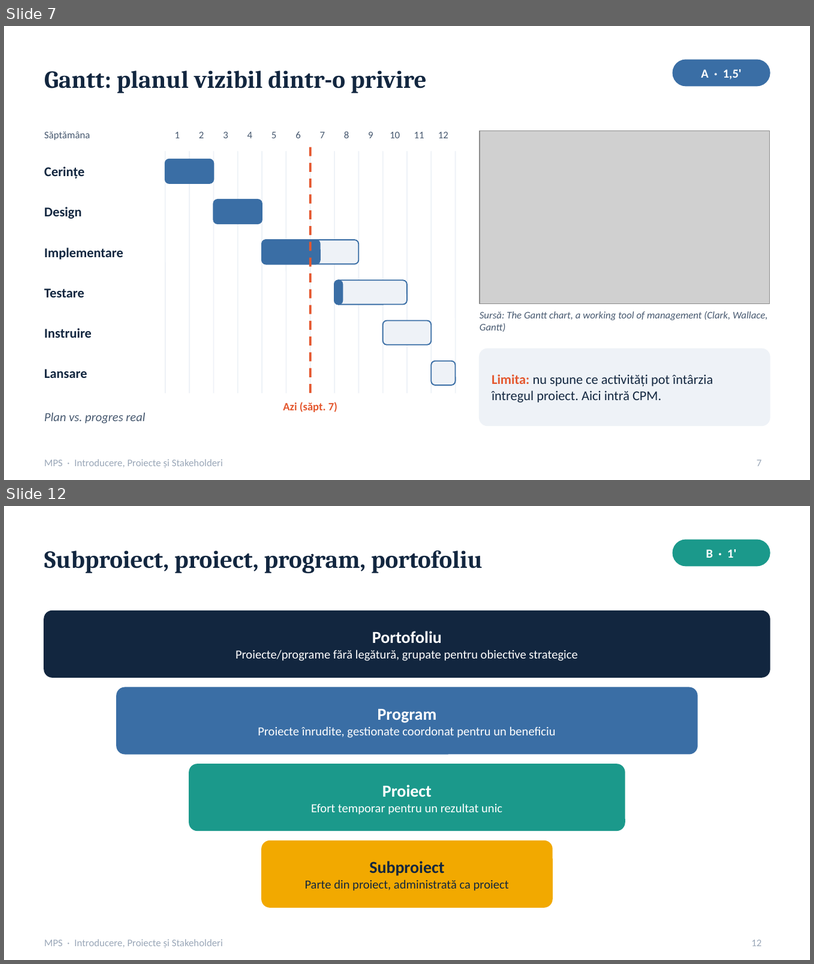
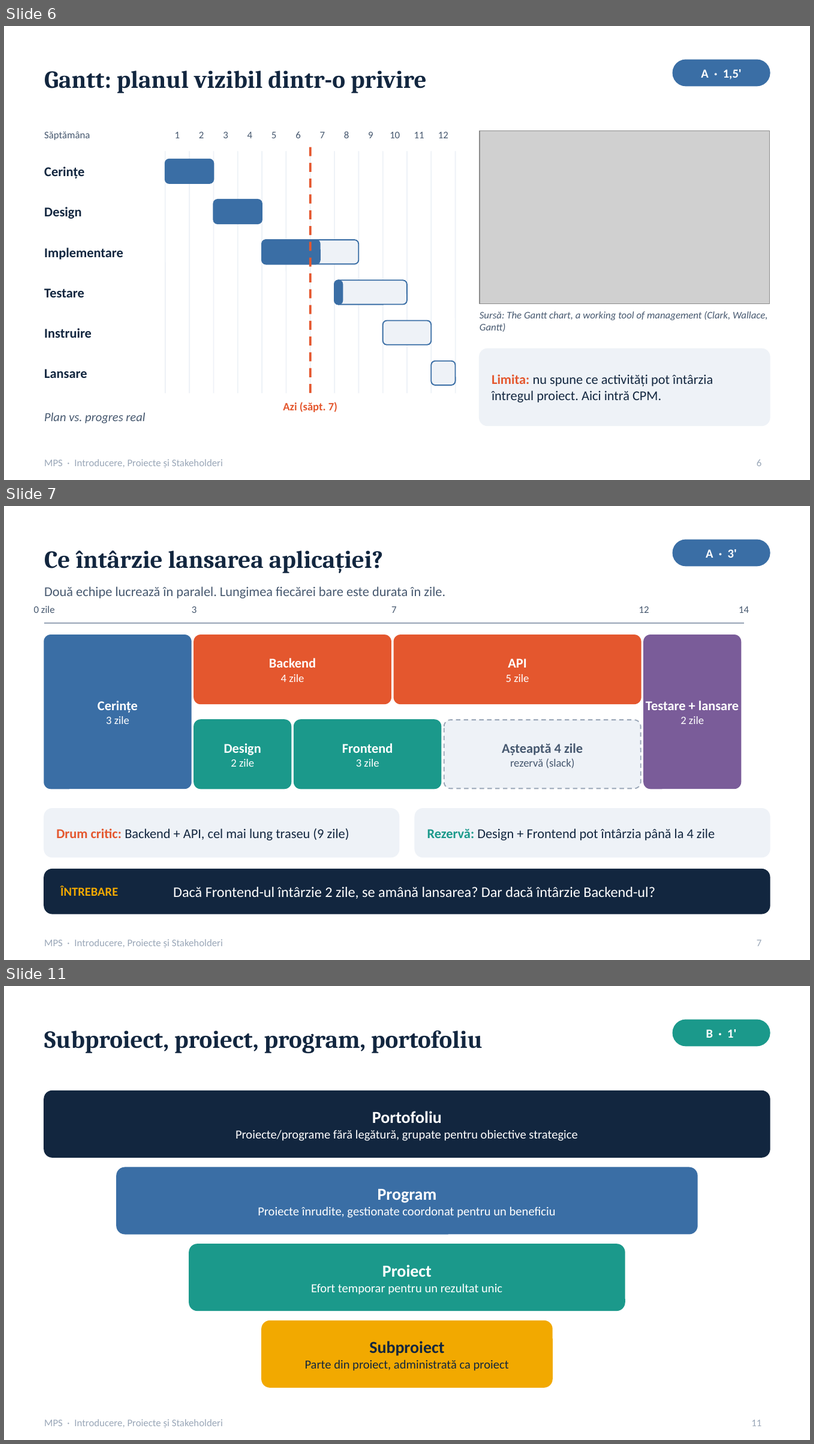
Before and after one commit to dobrinz123/PREZENTARE_MPS, a slide deck: Prezentare_MPS.pptx. Shown one above the other, each under a label of ours: slides 7 and 12 before the commit, slides 6, 7 and 11 after it; the slides between them are not shown. The pictures are 814x964 and 814x1444 pixels, drawn with LibreOffice and Linux fonts; fonts in the diff are those of the drawing; grey boxes stand for pictures. Boxes give left, top, right and bottom in pixels: in the first picture for what was removed or moved away, otherwise in the second. Text is boxed around its words. In the diff, an @@ line names an element or a change of style, - is before the commit and + after.

```diff
--- a/Prezentare_MPS.pptx
+++ b/Prezentare_MPS.pptx
@@ slide 7 added at [4, 506, 810, 960], background #FFFFFF; not listed: 1 template element that a slide beside it also shows @@
@@ rounded rectangle added at [674, 540, 770, 565], fill #3A6EA5, outline #3A6EA5 1 pt @@
@@ title added at [44, 550, 383, 573], 22 pt, text #12263F, bold @@
+Ce întârzie lansarea aplicației?
@@ text added at [706, 549, 737, 558], 11 pt, text #FFFFFF, bold @@
+A · 3'
@@ text added at [44, 586, 446, 598], 12 pt, text #46586F @@
+Două echipe lucrează în paralel. Lungimea fiecărei bare este durata în zile.
@@ text added at [34, 606, 55, 613], 9 pt, text #46586F @@
+0 zile
@@ text added at [192, 606, 197, 613], 9 pt, text #46586F @@
+3
@@ text added at [392, 606, 397, 613], 9 pt, text #46586F @@
+7
@@ text added at [639, 606, 650, 613], 9 pt, text #46586F @@
+12
@@ text added at [739, 606, 749, 613], 9 pt, text #46586F @@
+14
@@ line added from (44, 623) to (744, 623), #9AA7B8 1 pt @@
@@ rounded rectangle added at [44, 635, 191, 788], fill #3A6EA5, outline #3A6EA5 1 pt @@
@@ rounded rectangle added at [194, 635, 391, 703], fill #E4572E, outline #E4572E 1 pt @@
@@ rounded rectangle added at [394, 635, 641, 703], fill #E4572E, outline #E4572E 1 pt @@
@@ rounded rectangle added at [644, 635, 741, 788], fill #7A5C99, outline #7A5C99 1 pt @@
@@ text added at [269, 658, 316, 682], 12 pt, text #FFFFFF, bold @@
+Backend
+4 zile
@@ text added at [506, 658, 529, 682], 10 pt, text #FFFFFF @@
+API
+5 zile
@@ text added at [98, 700, 138, 724], 12 pt, text #FFFFFF, bold @@
+Cerințe
+3 zile
@@ text added at [646, 700, 739, 724], 12 pt, text #FFFFFF, bold @@
+Testare + lansare
+2 zile
@@ rounded rectangle added at [194, 720, 291, 788], fill #1B998B, outline #1B998B 1 pt @@
@@ rounded rectangle added at [294, 720, 441, 788], fill #1B998B, outline #1B998B 1 pt @@
@@ rounded rectangle added at [444, 720, 641, 788], fill #EEF2F7, outline #9AA7B8 1 pt dashed @@
@@ text added at [224, 743, 261, 766], 12 pt, text #FFFFFF, bold @@
+Design
+2 zile
@@ text added at [342, 743, 393, 766], 12 pt, text #FFFFFF, bold @@
+Frontend
+3 zile
@@ text added at [502, 743, 583, 768], 10 pt, text #46586F @@
+Așteaptă 4 zile
+rezervă (slack)
@@ rounded rectangle added at [44, 808, 399, 857], fill #EEF2F7, outline #EEF2F7 1 pt @@
@@ rounded rectangle added at [415, 808, 770, 857], fill #EEF2F7, outline #EEF2F7 1 pt @@
@@ text added at [56, 828, 350, 840], 12 pt, text #12263F @@
+Drum critic: Backend + API, cel mai lung traseu (9 zile)
@@ text added at [428, 828, 715, 840], 12 pt, text #12263F @@
+Rezervă: Design + Frontend pot întârzia până la 4 zile
@@ rounded rectangle added at [44, 869, 770, 913], fill #12263F, outline #12263F 1 pt @@
@@ text added at [60, 885, 118, 895], 11 pt, text #F2A900, bold @@
+ÎNTREBARE
@@ text added at [173, 886, 656, 898], 13 pt, text #FFFFFF @@
+Dacă Frontend-ul întârzie 2 zile, se amână lansarea? Dar dacă întârzie Backend-ul?
@@ page number added at [757, 939, 762, 946], 9 pt, text #9AA7B8 @@
+7
@@ what was slide 7 is now slide 6 @@
@@ page number at [757, 459, 762, 466]: text changed @@
-7
+6
@@ what was slide 12 is now slide 11 @@
@@ page number at [752, 1419, 762, 1426]: text changed @@
-12
+11
```
Also in this commit, not shown: 9 slides changed, 1 other slide added, 3 slides removed, 3 other files.
